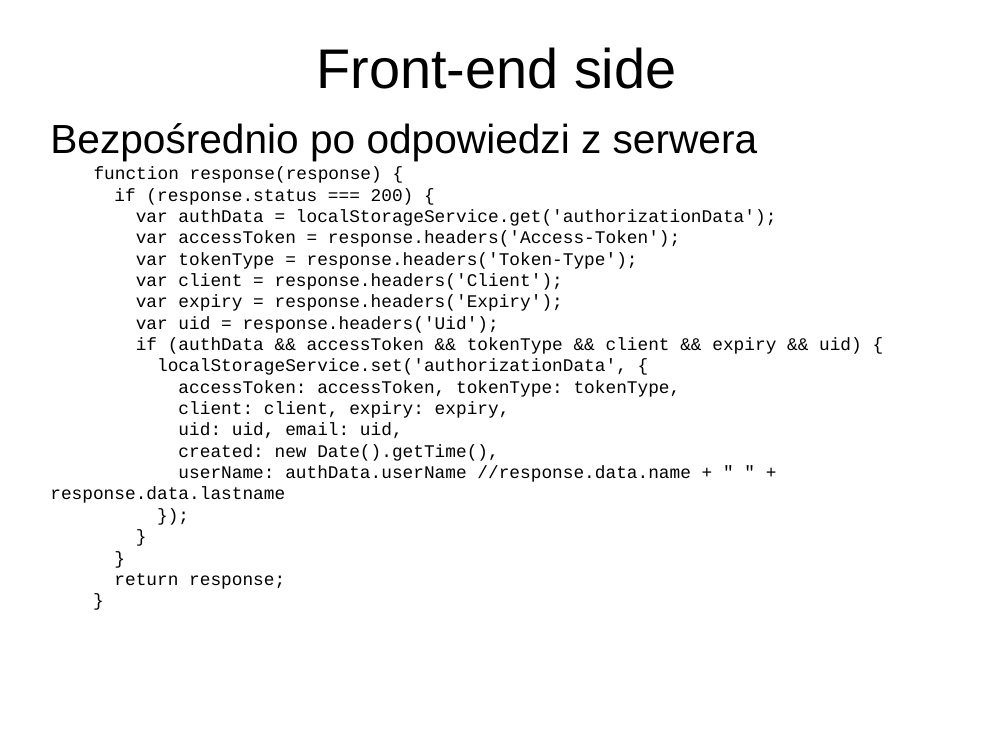
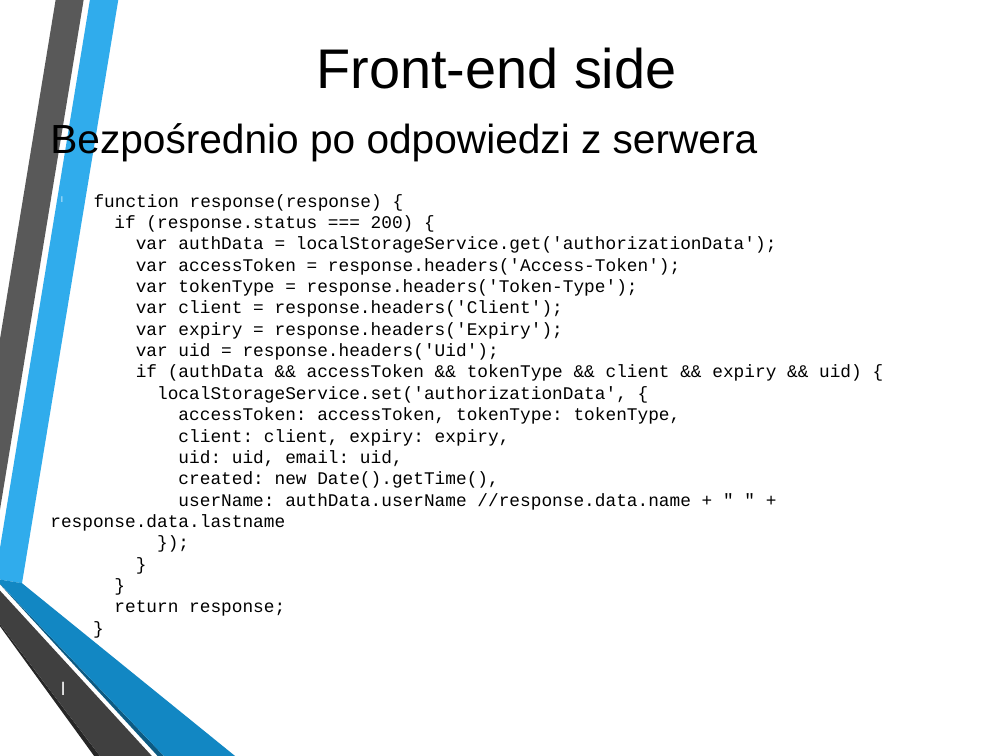
Before and after one commit to psienko/job_finder, a slide deck: slide 17 of prezentacja-AI.pptx (slide 9 before the commit). Drawn at 1008x756 pixels with LibreOffice and Linux fonts; fonts in the diff are those of the drawing; background and template pictures are left out. Boxes give left, top, right and bottom in pixels: in the first picture for what was removed or moved away, otherwise in the second. Text is boxed around its words. In the diff, an @@ line names an element or a change of style, - is before the commit and + after.

```diff
--- a/prezentacja-AI.pptx
+++ b/prezentacja-AI.pptx
@@ text "Bezpośrednio po odpowiedzi z serwera" rewrapped from (50,123,862,589) to (50,121,862,616) @@
@@ group added at (0,0,235,756): 6 freeform shapes @@
```
Also in this commit, not shown: 8 other slides changed, 10 slides added, 1 other file.
